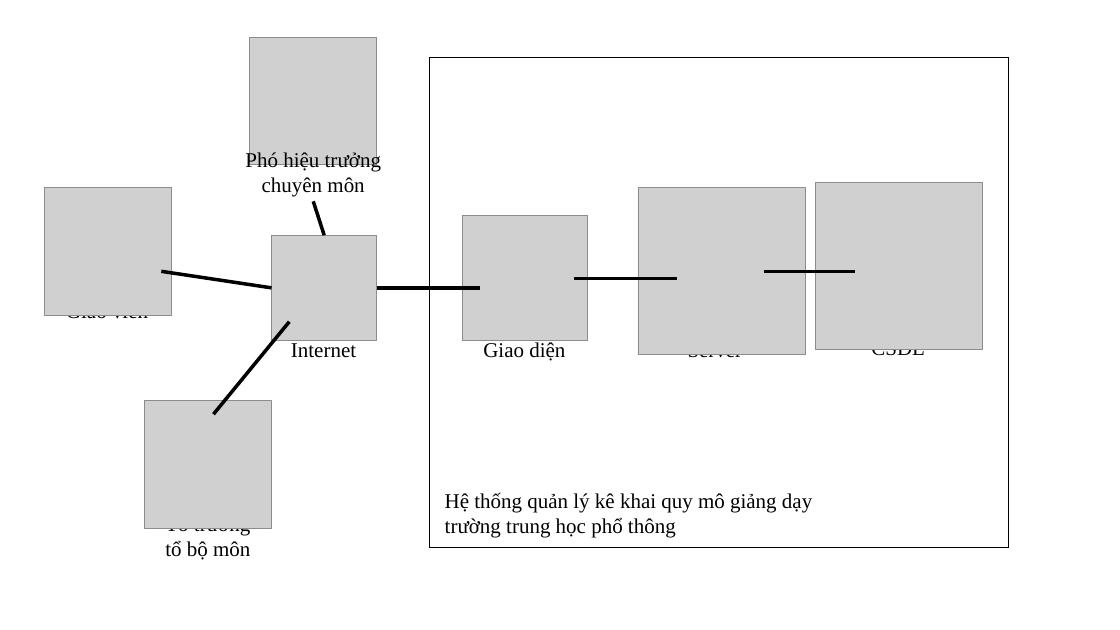
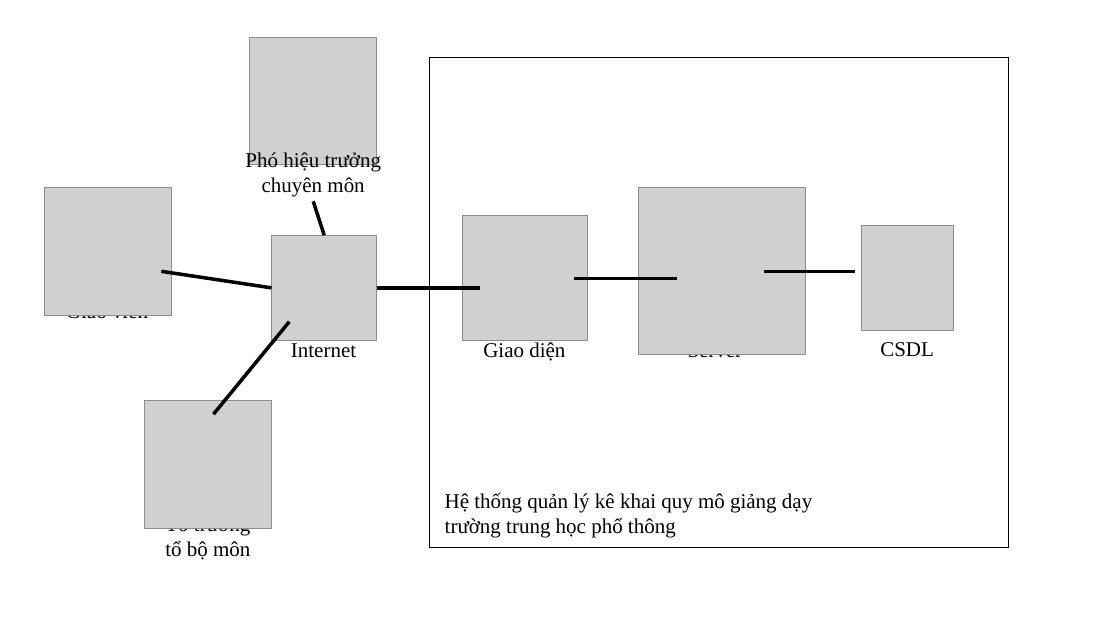
Before and after one commit to PhucYasuo/luan-van, a slide deck: slide 1 of Presentation2.pptx. Drawn at 1120x630 pixels with LibreOffice and Linux fonts; fonts in the diff are those of the drawing; grey boxes stand for pictures. Boxes give left, top, right and bottom in pixels: in the first picture for what was removed or moved away, otherwise in the second. Text is boxed around its words. In the diff, an @@ line names an element or a change of style, - is before the commit and + after.

```diff
--- a/Presentation2.pptx
+++ b/Presentation2.pptx
@@ picture removed at (815,182,982,350) @@
@@ picture added at (862,225,954,330) @@
@@ text "CSDL" rewrapped from (871,349,925,360) to (880,342,934,357) @@
```
Also in this commit, not shown: 12 other files.
